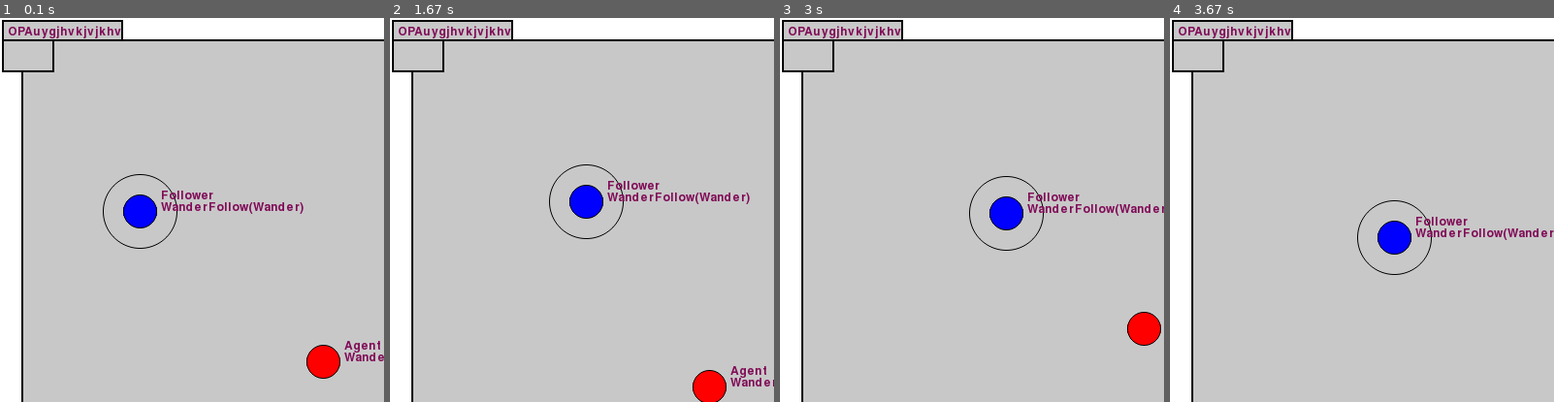
Above: before the commit, frames 1-4 (left to right).
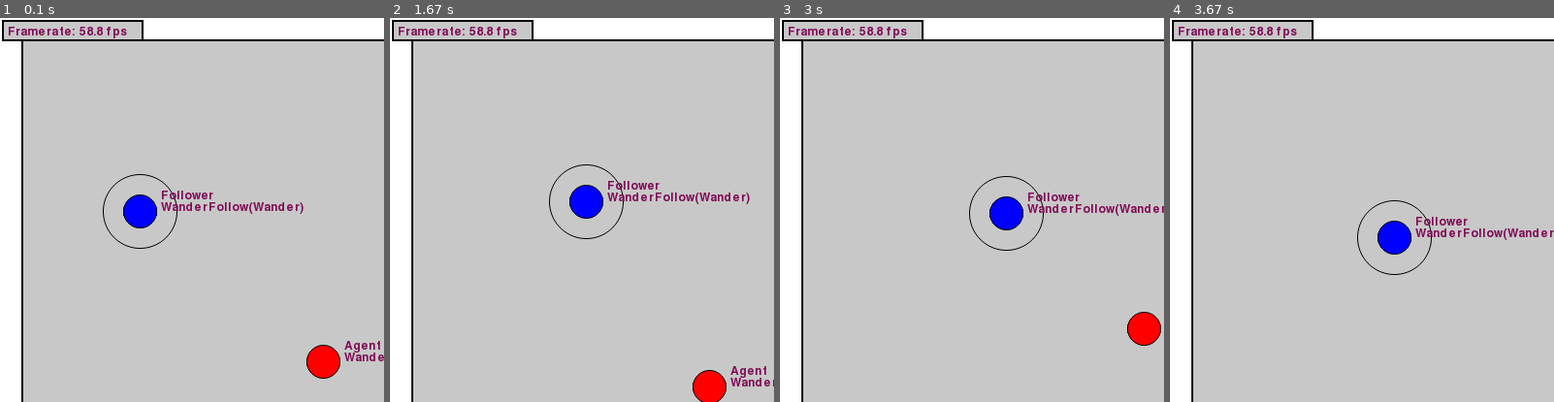
Above: after the commit, the same moments.

Repository: raphaelpaiva/py_creatures
Game: pygame game, started from main.py
The game is run twice, just before and just after one commit, with the same random seed, the same clock (stepped at 60 frames per second) and the same inputs.
Inputs:
- Up to frame 1 (0.1 s): no input
- Up to frame 2 (1.67 s): no input
- Up to frame 3 (3 s): no input
- Up to frame 4 (3.67 s): no input
The pictures show only the part of the screen within x 0-50%, y 0-50%; the shares and areas given below are measured in that part.

The runs differ from the first frame. In frame 1, 1.3% of the frame differs, in the area x 0-38%, y 0-15%; in frame 2, 1.3%; in frame 3, 1.3%; in frame 4, 1.3%.

Commit message:
Printing debug information

Diff:
--- a/creatures/render_system/render_system.py
+++ b/creatures/render_system/render_system.py
@@ -50,16 +50,15 @@
       size=world_widget_size
     )
 
-    self.widget = Widget(self.screen, UIPosition(0, 0), UISize(50, 50))
+    self.stats_widget = TextWidget(self.screen, 'Framerate: 0000.0 fps', self.font)
 
     self.widgets.append(self.world_widget)
-    self.widgets.append(self.widget)
-    self.widgets.append(TextWidget(self.screen, 'OPAuygjhvkjvjkhv', self.font))
+    self.widgets.append(self.stats_widget)
 
   def update(self):
     self.screen.fill(WHITE)
     self.stats.frametime = self.clock.tick(self.fps_limit)
-    pg.display.set_caption(f"Py People ({self.stats.framerate:3.1f} fps)")
+    self.stats_widget.set_text(f"Framerate: {self.stats.framerate:4.1f} fps")
     for widget in self.widgets:
       widget.render()
     pg.display.update()
--- a/creatures/render_system/text_widget.py
+++ b/creatures/render_system/text_widget.py
@@ -14,3 +14,7 @@
 
   def update(self):
     self.surface.blit(self.text_surface, self.position)
+
+  def set_text(self, new_text):
+    self.text = new_text
+    self.text_surface = self.font.render(self.text, True, NICE_COLOR)
